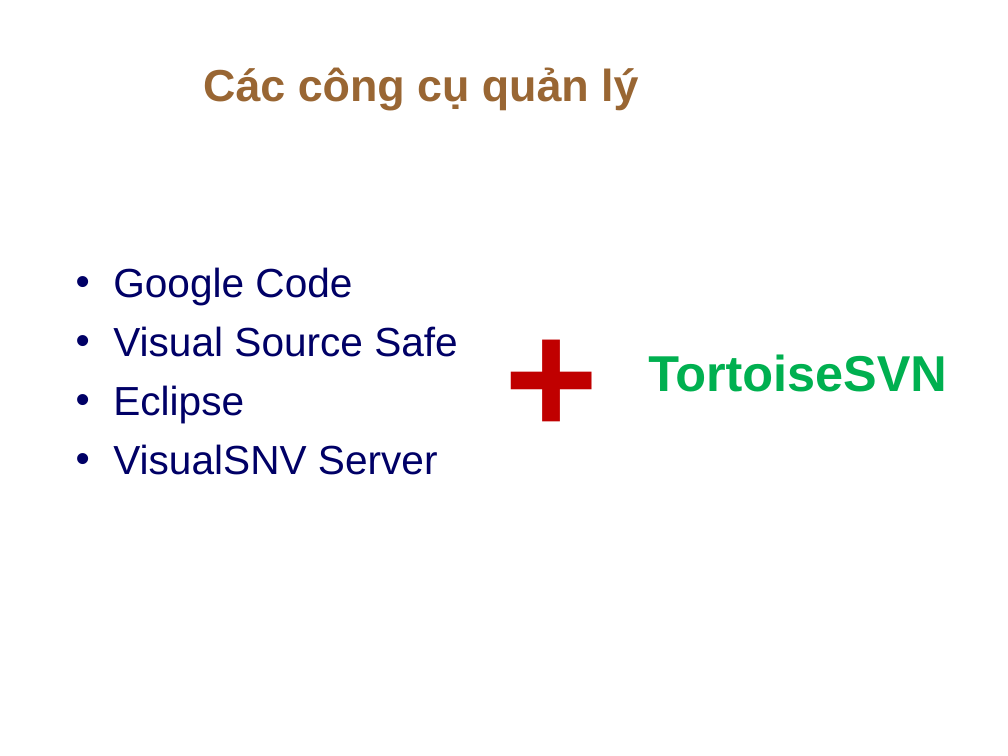
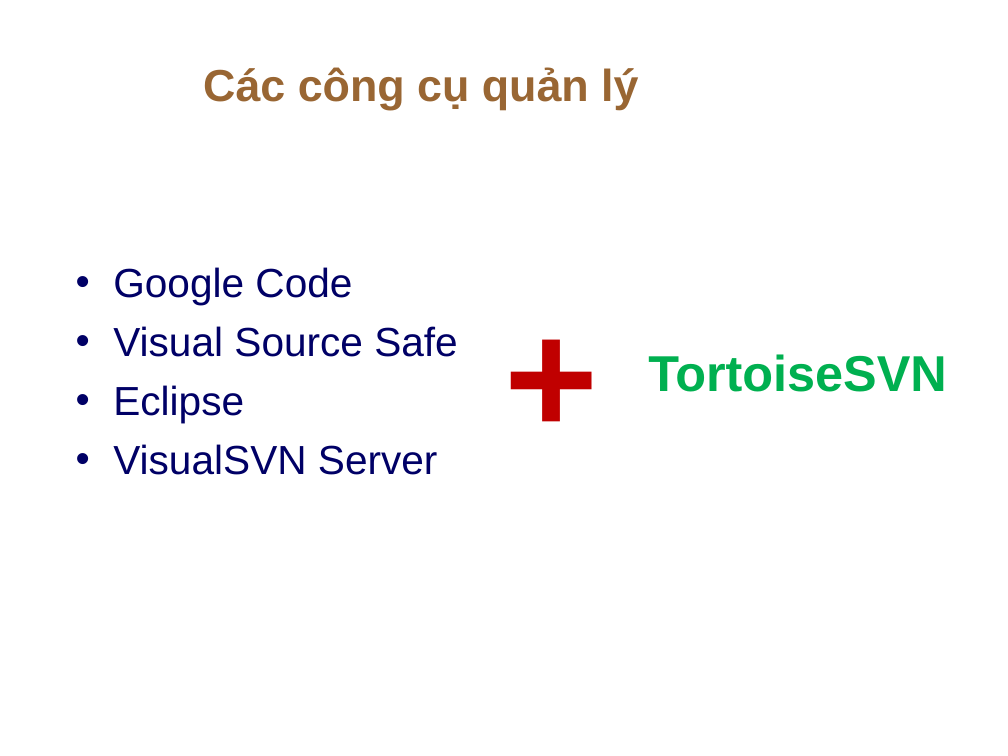
Before and after one commit to thanhphi0127/manager-configuration, a slide deck: slide 4 of doc/baitapso1/NHOM5_BAOCAO_BT1.ppt. Drawn at 1008x756 pixels with LibreOffice and Linux fonts; fonts in the diff are those of the drawing; background and template pictures are left out. Boxes give left, top, right and bottom in pixels: in the first picture for what was removed or moved away, otherwise in the second. Text is boxed around its words. In the diff, an @@ line names an element or a change of style, - is before the commit and + after.

Commit message:
Sửa lỗi chính tả

```diff
--- a/doc/baitapso1/NHOM5_BAOCAO_BT1.ppt
+++ b/doc/baitapso1/NHOM5_BAOCAO_BT1.ppt
@@ text at box(113, 444, 438, 475): text changed @@
-• VisualSNV Server
+• VisualSVN Server
```
